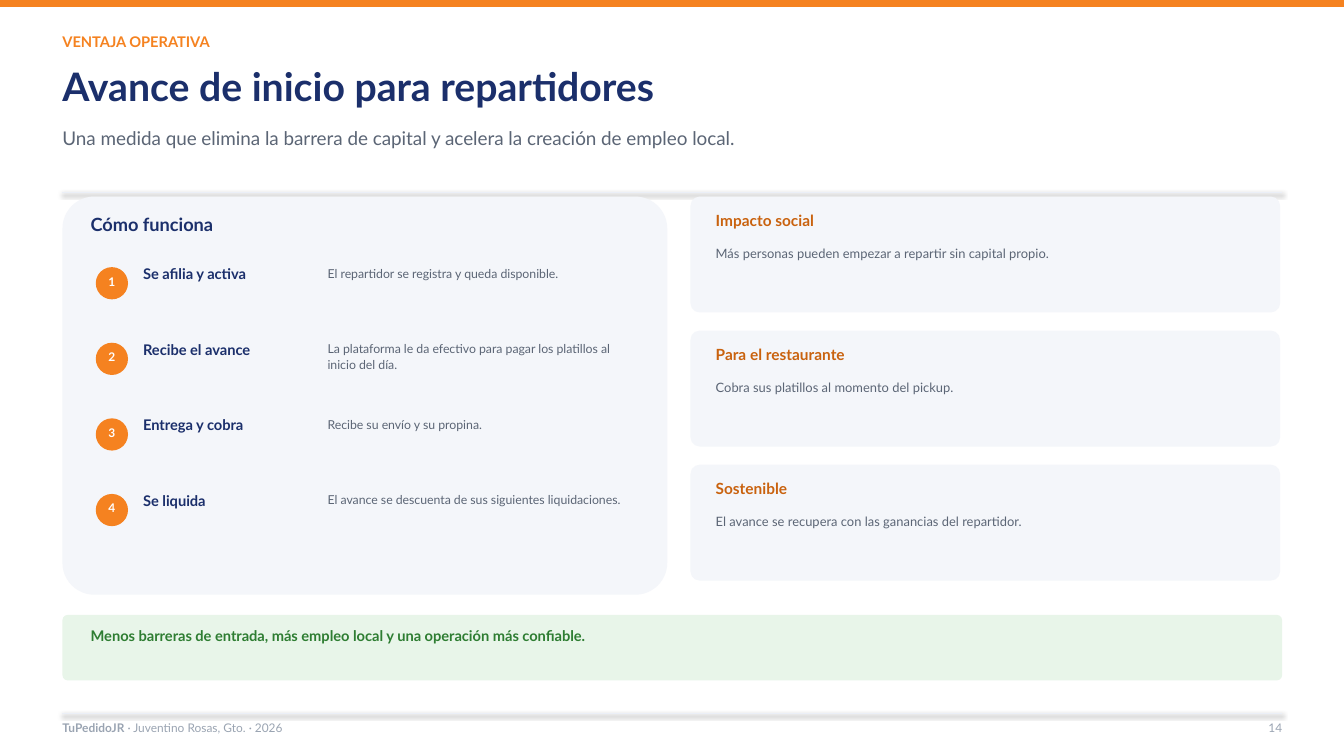
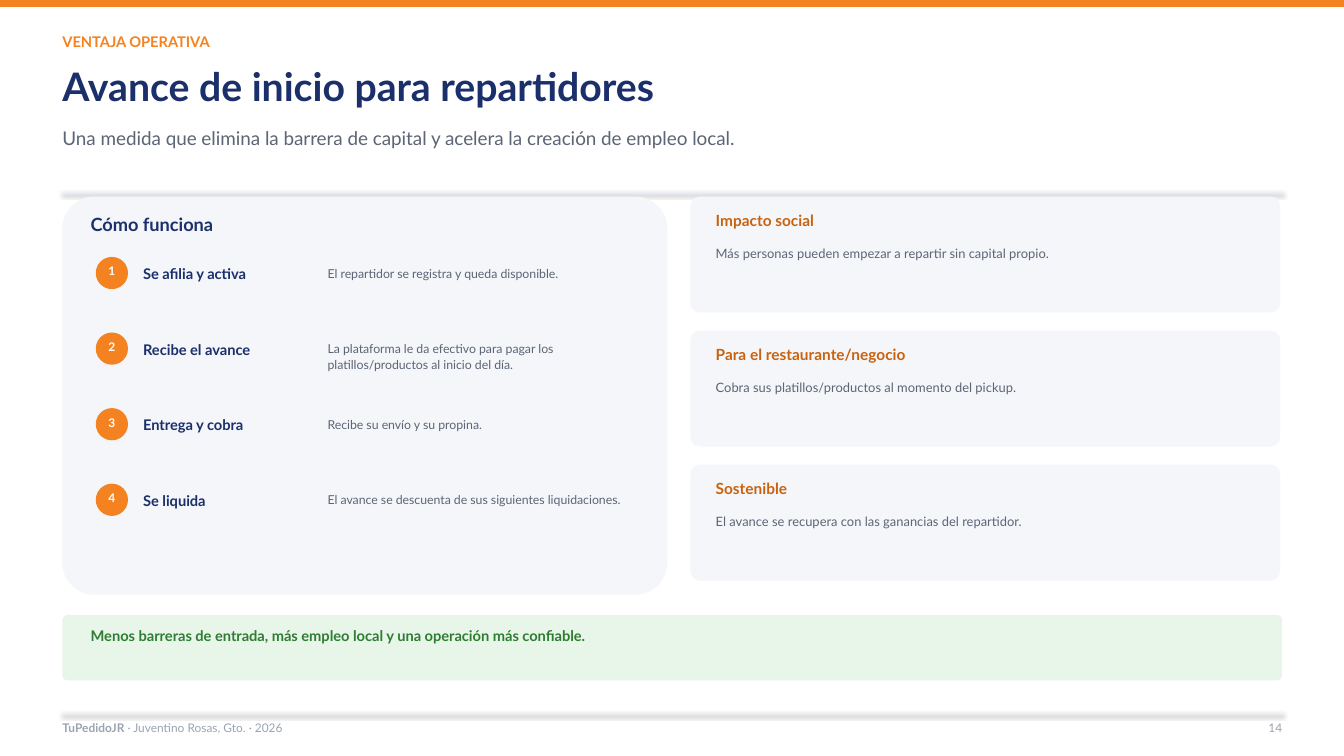
Before and after one commit to Lodoman-old/TuPedidoJR, a slide deck: slide 14 of docs/presentacion/TuPedidoJR_2026.pptx. Drawn at 1344x756 pixels with LibreOffice and Linux fonts; fonts in the diff are those of the drawing. Boxes give left, top, right and bottom in pixels: in the first picture for what was removed or moved away, otherwise in the second. Text is boxed around its words. In the diff, an @@ line names an element or a change of style, - is before the commit and + after.

Commit message:
Agrega motomandado de negocio a las presentaciones

```diff
--- a/docs/presentacion/TuPedidoJR_2026.pptx
+++ b/docs/presentacion/TuPedidoJR_2026.pptx
@@ text at (328, 344, 553, 371): text changed @@
-La plataforma le da efectivo para pagar los platillos al inicio del día.
+La plataforma le da efectivo para pagar los platillos/productos al inicio del día.
@@ text at (716, 348, 906, 363): text changed @@
-Para el restaurante
+Para el restaurante/negocio
@@ text at (716, 382, 1016, 394): text changed @@
-Cobra sus platillos al momento del pickup.
+Cobra sus platillos/productos al momento del pickup.
@@ 4 texts, 4 ellipses: place and size @@
-4 texts, 4 ellipses at (96, 267, 128, 526)
+4 texts, 4 ellipses at (96, 257, 128, 516)
```
Also in this commit, not shown: 12 other slides changed, 7 other files.
